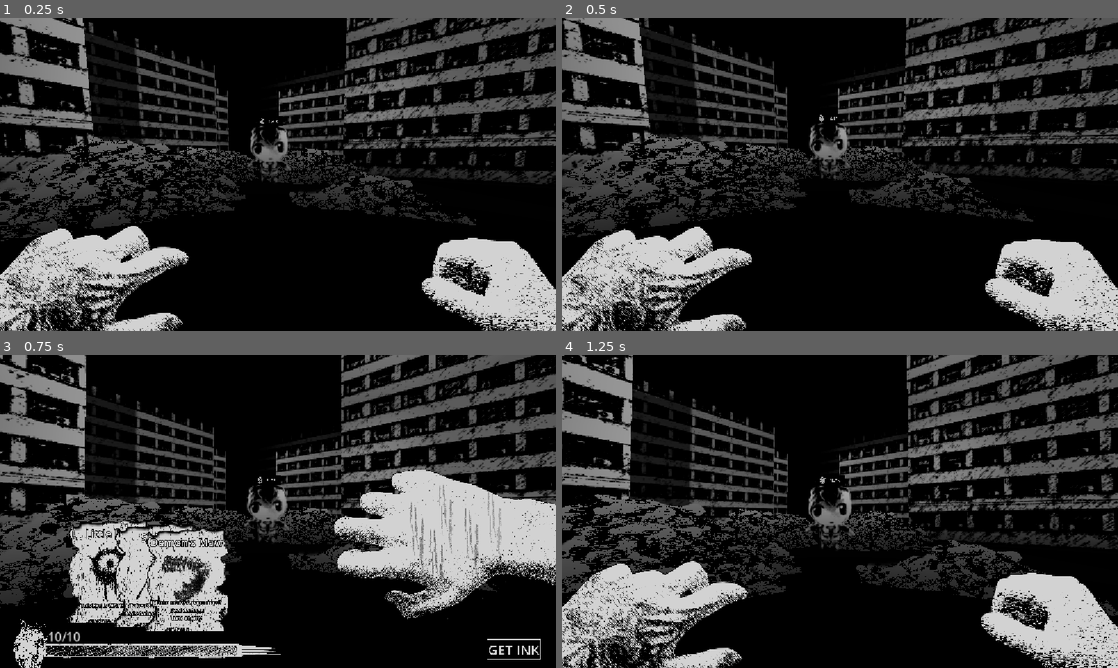
Above: before the commit, frames 1-4 (two rows, left to right).
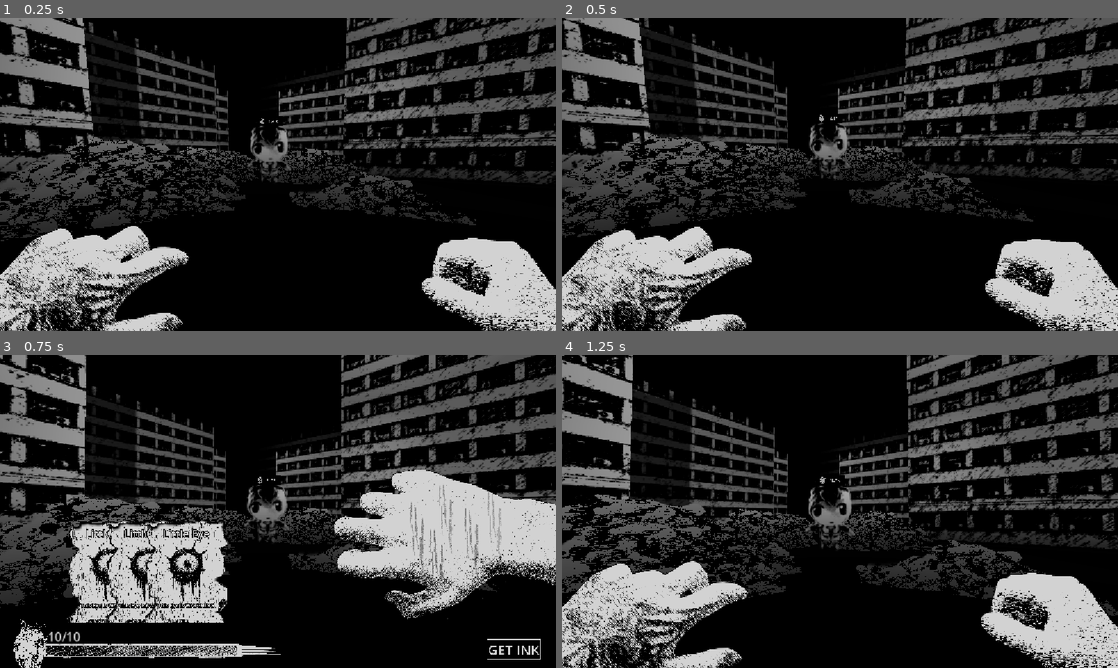
Above: after the commit, the same moments.

Repository: kandlash/Inkhedoro
Game: Godot game, scene res://scenes/levels/level_1.tscn
The game is run twice, just before and just after one commit, with the same random seed, the same clock (stepped at 60 frames per second) and the same inputs.
Inputs (mouse positions are in pixels of both pictures, inside the frame that each line leads up to):
- Up to frame 1 (0.25 s): no input
- Up to frame 2 (0.5 s): no input
- Up to frame 3 (0.75 s): tap Enter (ui_accept) at 0.5 s; move the mouse to (400, 495) at 0.52 s; hold W (move_forward) from 0.53 s (still down); click (400, 495) at 0.67 s
- Up to frame 4 (1.25 s): keep holding W (move_forward); tap Enter (ui_accept) at 0.77 s

Frames 1-2 are identical in both runs. In frame 3, 4.2% of the frame differs, in the area x 19-41%, y 52-89%; in frame 4, nothing differs.

Commit message:
attack speed multiple, neighbor finder

Diff:
--- a/scenes/cards/card_base.tscn
+++ b/scenes/cards/card_base.tscn
@@ -30,6 +30,9 @@
 fog_height = 3.0
 fog_height_density = 1.0323
 adjustment_enabled = true
+
+[sub_resource type="RectangleShape2D" id="RectangleShape2D_sf5il"]
+size = Vector2(161.19994, 169.2894)
 
 [node name="card_base" type="Sprite2D"]
 scale = Vector2(0.22079772, 0.2207977)
@@ -155,5 +158,17 @@
 [node name="WorldEnvironment" type="WorldEnvironment" parent="."]
 environment = SubResource("Environment_sf5il")
 
+[node name="NeighborFinder" type="Node2D" parent="."]
+
+[node name="Area2D" type="Area2D" parent="NeighborFinder"]
+position = Vector2(0, -40.761295)
+rotation = 0.18962112
+monitorable = false
+
+[node name="CollisionShape2D" type="CollisionShape2D" parent="NeighborFinder/Area2D"]
+scale = Vector2(1, 0.9999999)
+shape = SubResource("RectangleShape2D_sf5il")
+debug_color = Color(2.9359758e-06, 0.64650387, 0.2428731, 0.41960785)
+
 [connection signal="area_entered" from="CollideArea" to="." method="_on_collide_area_area_entered"]
 [connection signal="area_exited" from="CollideArea" to="." method="_on_collide_area_area_exited"]
--- a/scenes/cards/sickle.tscn
+++ b/scenes/cards/sickle.tscn
@@ -59,3 +59,6 @@
 
 [node name="CollisionShape2D" parent="CollideArea" index="0"]
 debug_color = Color(0, 0.6, 0.69803923, 0.050980393)
+
+[node name="Area2D" parent="NeighborFinder" index="0"]
+position = Vector2(149.45805, 131.34195)
--- a/scenes/levels/level_1.tscn
+++ b/scenes/levels/level_1.tscn
@@ -66,10 +66,10 @@
 [node name="Deck" type="Node" parent="."]
 script = ExtResource("1_sk5k4")
 deck = Dictionary[PackedScene, int]({
-ExtResource("2_dga24"): 3,
-ExtResource("3_qxy0u"): 2,
-ExtResource("4_excbq"): 2,
-ExtResource("5_excbq"): 4
+ExtResource("2_dga24"): 10,
+ExtResource("3_qxy0u"): 1,
+ExtResource("4_excbq"): 1,
+ExtResource("5_excbq"): 1
 })
 
 [node name="player" parent="." groups=["player"] instance=ExtResource("1_ksju7")]
--- a/scripts/main/cards/card_base.gd
+++ b/scripts/main/cards/card_base.gd
@@ -37,6 +37,8 @@
 
 @onready var cells: Node2D = $Cells
 
+@onready var neighbor_finder: Node2D = $NeighborFinder
+
 func _ready() -> void:
 	name_label.text = card_name
 	desc_label.text = description
@@ -49,6 +51,20 @@
 			self_areas.append(area)
 			area.connect("area_entered", _on_area_feel)
 			area.connect("area_exited", _on_area_exit)
+
+func make_effect():
+	pass
+
+func make_damage():
+	pass
+
+func find_neighbor_cards() -> Array[CardBase]:
+	var neighbors: Array[CardBase] = []
+	for area: Area2D in neighbor_finder.get_children():
+		for overlap in area.get_overlapping_areas():
+			if overlap.is_in_group("tattoo_area") and overlap.get_parent() != self:
+				neighbors.append(overlap.get_parent())
+	return neighbors
 
 func _on_area_feel(area: Area2D):
 	if !area.is_in_group("grid_cells"):
--- a/scripts/main/grid/grid.gd
+++ b/scripts/main/grid/grid.gd
@@ -11,6 +11,7 @@
 
 var grid_areas: Array[Area2D]
 var cards_in_grid: Array[CardBase]
+var speed_mul := 1.0
 
 func _ready() -> void:
 	G.grid = self
@@ -72,7 +73,7 @@
 		cut_frame = -1
 		G.camera.shake(0.025, 0.4)
 
-func animate_attack() -> void:
+func animate_attack(speed) -> void:
 	var spr := right_attack
 	var start_pos := spr.position
 	var start_scale := spr.scale
@@ -90,10 +91,10 @@
 	var t = create_tween()
 	t.set_parallel(true)
 
-	t.tween_property(spr, "modulate:a", 1.0, 0.1)
-	t.tween_property(spr, "scale", start_scale * 0.75, 0.1).set_trans(Tween.TRANS_BACK)
-	t.tween_property(spr, "position", start_pos, 0.1).set_trans(Tween.TRANS_SINE)
-	t.tween_property(spr, "rotation", start_rot, 0.1)
+	t.tween_property(spr, "modulate:a", 1.0, 0.1  * speed )
+	t.tween_property(spr, "scale", start_scale * 0.75, 0.1 * speed).set_trans(Tween.TRANS_BACK)
+	t.tween_property(spr, "position", start_pos, 0.1 * speed).set_trans(Tween.TRANS_SINE)
+	t.tween_property(spr, "rotation", start_rot, 0.1 * speed)
 
 	await t.finished
 
@@ -102,8 +103,8 @@
 	var t2 = create_tween()
 	t2.set_parallel(true)
 
-	t2.tween_property(spr, "scale", start_scale * 0.15, 0.04).set_trans(Tween.TRANS_SPRING)
-	t2.tween_property(spr, "rotation", start_rot + deg_to_rad(randf_range(-3, 3)), 0.04)
+	t2.tween_property(spr, "scale", start_scale * 0.15, 0.04 * speed).set_trans(Tween.TRANS_SPRING)
+	t2.tween_property(spr, "rotation", start_rot + deg_to_rad(randf_range(-3, 3)), 0.04 * speed)
 
 	await t2.finished
 	G.camera.shake(0.15, 0.1)
@@ -114,9 +115,9 @@
 	var t3 = create_tween()
 	t3.set_parallel(true)
 
-	t3.tween_property(spr, "scale", start_scale * 0.9, 0.15)
-	t3.tween_property(spr, "modulate:a", 0.0, 0.15)
-	t3.tween_property(spr, "position", start_pos + Vector2(10, -10), 0.15).set_trans(Tween.TRANS_SINE)
+	t3.tween_property(spr, "scale", start_scale * 0.9, 0.15 * speed)
+	t3.tween_property(spr, "modulate:a", 0.0, 0.15 * speed)
+	t3.tween_property(spr, "position", start_pos + Vector2(10, -10), 0.15 * speed).set_trans(Tween.TRANS_SINE)
 
 	await t3.finished
 
@@ -128,7 +129,7 @@
 
 func spell_cards_on_grid():
 	var start_pos = right_arm.position
-
+	speed_mul = 1.0
 	cut_frame = 0
 	visible = false
 	for area in grid_areas:
@@ -141,27 +142,30 @@
 				cards_in_grid.append(card)
 
 	for card in cards_in_grid:
+		var speed := 1.0 / speed_mul
 		var tween = create_tween()
 		var card_start_scale = card.scale
-		tween.tween_property(card, "scale", card_start_scale * 1.5, 0.07).set_trans(Tween.TRANS_SPRING)
+		tween.tween_property(card, "scale", card_start_scale * 1.5, 0.07 * speed).set_trans(Tween.TRANS_SPRING)
 		await tween.finished
 
 		var tween22 = create_tween()
-		tween22.tween_property(card, "scale", card_start_scale, 0.15).set_trans(Tween.TRANS_SPRING)
+		tween22.tween_property(card, "scale", card_start_scale, 0.15 * speed).set_trans(Tween.TRANS_SPRING)
 		await tween22.finished
 
-		await get_tree().create_timer(0.15).timeout
+		await get_tree().create_timer(0.15 * speed).timeout
 
 		right_arm.visible = false
 		cards_hand.visible = false
 
 		right_attack.frame = randi_range(0, right_attack.sprite_frames.get_frame_count("default"))
-		await animate_attack()
-
+		await animate_attack(speed)
+		card.make_effect()
+		speed_mul += 0.35
 		cards_hand.visible = true
 		right_arm.visible = true
 		if G.current_enemy.hp <= 0:
 			break
+
 
 	right_arm.visible = false
 	G.hand.drop_cards()
Not shown: 1 places in scenes/cards/card_base.tscn that only renumber resources
